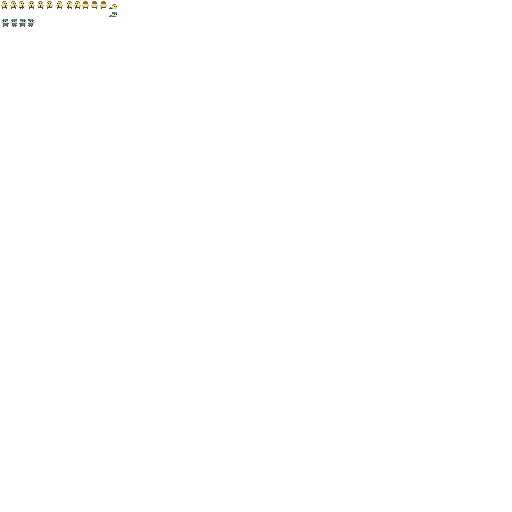
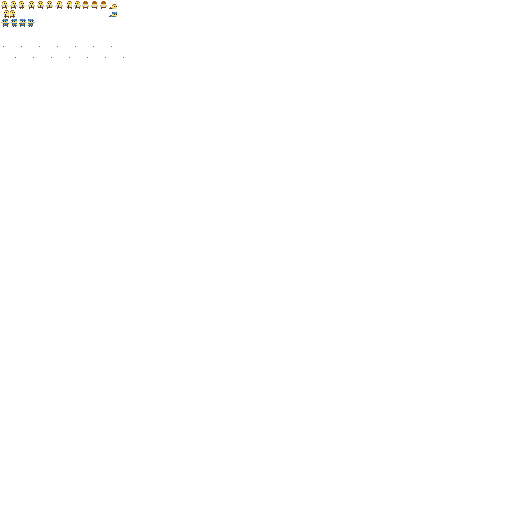
Comparing the layer stacks of the two (512, 512) images. Changes:
removed layer "Layer 3" over (2, 10, 17, 18)
added layer "Layer 4" above "Grid" over (0, 10, 127, 58)
